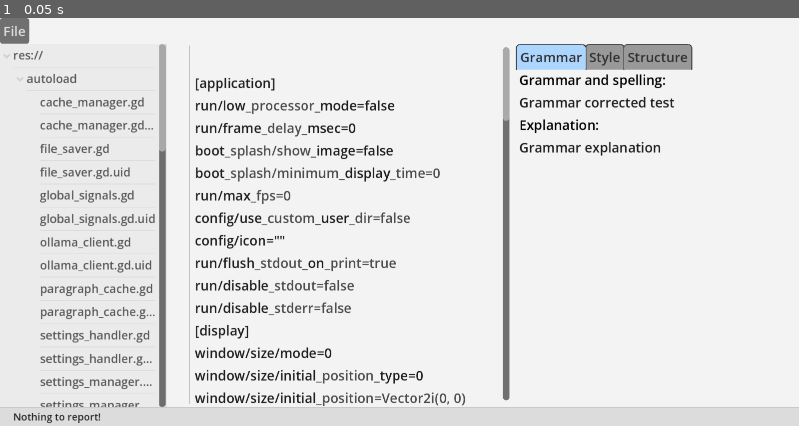
Above: before the commit, frame 1.
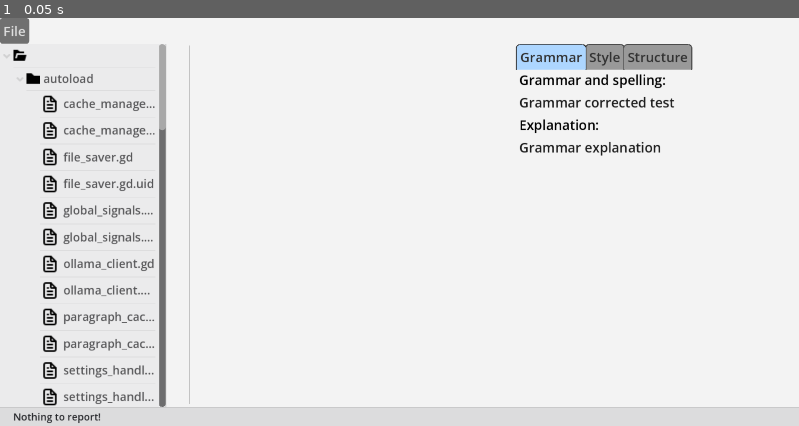
Above: after the commit, the same moment.

Repository: olafjanssen/snorfeld
Game: Godot game, scene res://scenes/editor.tscn
Same seed, same stepped clock (60 frames per second), same inputs: the game is played once before the commit and once after it.
Inputs:
- Up to frame 1 (0.05 s): no input

The runs differ from the first frame. In frame 1, 8.2% of the frame differs, in the area x 1-64%, y 7-96%.

Commit message:
Working on better tree view

Diff:
--- /dev/null
+++ b/icons/file.svg
@@ -0,0 +1,4 @@
+<?xml version="1.0" encoding="utf-8"?><!-- Uploaded to: SVG Repo, www.svgrepo.com, Generator: SVG Repo Mixer Tools -->
+<svg viewBox="0 0 24 24" fill="none" xmlns="http://www.w3.org/2000/svg">
+<path d="M9 17H15M9 13H15M9 9H10M13 3H8.2C7.0799 3 6.51984 3 6.09202 3.21799C5.71569 3.40973 5.40973 3.71569 5.21799 4.09202C5 4.51984 5 5.0799 5 6.2V17.8C5 18.9201 5 19.4802 5.21799 19.908C5.40973 20.2843 5.71569 20.5903 6.09202 20.782C6.51984 21 7.0799 21 8.2 21H15.8C16.9201 21 17.4802 21 17.908 20.782C18.2843 20.5903 18.5903 20.2843 18.782 19.908C19 19.4802 19 18.9201 19 17.8V9M13 3L19 9M13 3V7.4C13 7.96005 13 8.24008 13.109 8.45399C13.2049 8.64215 13.3578 8.79513 13.546 8.89101C13.7599 9 14.0399 9 14.6 9H19" stroke="#000000" stroke-width="2" stroke-linecap="round" stroke-linejoin="round"/>
+</svg>
--- /dev/null
+++ b/icons/folder-open.svg
@@ -0,0 +1,4 @@
+<?xml version="1.0" encoding="utf-8"?><!-- Uploaded to: SVG Repo, www.svgrepo.com, Generator: SVG Repo Mixer Tools -->
+<svg viewBox="0 0 16 16" fill="none" xmlns="http://www.w3.org/2000/svg">
+<path d="M0 1H5L8 3H13V5H3.7457L2.03141 11H4.11144L5.2543 7H16L14 14H0V1Z" fill="#000000"/>
+</svg>
--- /dev/null
+++ b/icons/folder.svg
@@ -0,0 +1,4 @@
+<?xml version="1.0" encoding="utf-8"?><!-- Uploaded to: SVG Repo, www.svgrepo.com, Generator: SVG Repo Mixer Tools -->
+<svg viewBox="0 0 16 16" fill="none" xmlns="http://www.w3.org/2000/svg">
+<path d="M0 1H6L9 4H16V14H0V1Z" fill="#000000"/>
+</svg>
--- a/scenes/editor.tscn
+++ b/scenes/editor.tscn
@@ -62,6 +62,7 @@
 layout_mode = 2
 size_flags_vertical = 3
 theme = ExtResource("4")
+auto_tooltip = false
 scroll_horizontal_enabled = false
 script = ExtResource("3")
 
--- a/scenes/tree_script.gd
+++ b/scenes/tree_script.gd
@@ -4,6 +4,7 @@
 
 var config: ConfigFile = ConfigFile.new()
 var current_path: String = "res://"
+var is_building_tree: bool = false
 
 var text_file_whitelist: Array = ['txt', 'md', 'yml', 'yaml', 'json', 'csv', 'html', 'htm', 'xml', 'js', 'ts', 'py', 'rb', 'go', 'rs', 'java', 'c', 'cpp', 'h', 'hpp', 'sh', 'sql', 'log', 'cfg', 'ini', 'toml', 'tex', 'rst']
 
@@ -14,6 +15,10 @@
 	_load_config()
 
 func _load_config():
+	# Use call_deferred to ensure tree is ready
+	call_deferred("_load_config_deferred")
+
+func _load_config_deferred():
 	if config.load(CONFIG_FILE) != OK:
 		GlobalSignals.folder_opened.emit("res://")
 	else:
@@ -29,10 +34,21 @@
 	return path
 
 func _setup_file_tree():
+	if is_building_tree:
+		return
+	is_building_tree = true
+
 	clear()
-	var root: TreeItem = create_item()
-	root.set_text(0, current_path)
-	_refresh_files(root, _ensure_trailing_slash(current_path))
+	var root_item: TreeItem = create_item()
+	var path_parts = current_path.split("/")
+	var root_name = path_parts[-2] if current_path.ends_with("/") else path_parts[-1]
+
+	root_item.set_text(0, root_name)
+	root_item.set_icon(0, load("res://icons/folder-open.svg"))
+	root_item.set_metadata(0, {"path": current_path, "is_dir": true})
+	_refresh_files(root_item, _ensure_trailing_slash(current_path))
+
+	is_building_tree = false
 
 func _refresh_files(parent_item: TreeItem, path: String):
 	var dir: DirAccess = DirAccess.open(path)
@@ -57,9 +73,12 @@
 		var item: TreeItem = create_item(parent_item)
 		item.set_text(0, entry["name"])
 		item.set_metadata(0, {"path": entry["path"], "is_dir": entry["is_dir"]})
+		# Set icons for folders and files
 		if entry["is_dir"]:
+			item.set_icon(0, load("res://icons/folder.svg"))
 			_refresh_files(item, _ensure_trailing_slash(entry["path"]))
 		else:
+			item.set_icon(0, load("res://icons/file.svg"))
 			# Scan file and emit signal with paragraphs
 			_scan_file_and_emit(entry["path"])
 
@@ -90,7 +109,9 @@
 	var item: TreeItem = get_selected()
 	if item == null:
 		return
-	var info: Dictionary = item.get_metadata(0)
+	var info = item.get_metadata(0)
+	if info == null:
+		return
 	var path: String = info["path"]
 	var is_dir: bool = info["is_dir"]
 
@@ -118,16 +139,23 @@
 
 func _on_folder_opened(path: String):
 	current_path = path
+	# Use call_deferred to avoid clear() during tree processing
+	call_deferred("_setup_file_tree_deferred")
+
+func _setup_file_tree_deferred():
 	_setup_file_tree()
 	# Select the first text file in the folder
 	_select_first_text_file()
 
 func _select_first_text_file():
 	await get_tree().process_frame  # Wait for tree to be populated
-	var first_text_item = _find_first_text_file_item(get_root())
-	if first_text_item != null:
-		first_text_item.select(0)
-		_on_item_selected()
+	# Start from root's first child (skip the root itself)
+	var root = get_root()
+	if root != null and root.get_child_count() > 0:
+		var first_text_item = _find_first_text_file_item(root.get_child(0))
+		if first_text_item != null:
+			first_text_item.select(0)
+			_on_item_selected()
 
 func _find_first_text_file_item(parent: TreeItem) -> TreeItem:
 	for i in range(parent.get_child_count()):
@@ -139,7 +167,8 @@
 			if not is_dir and _is_text_file(path):
 				return child
 			# Recursively check subdirectories
-			var found = _find_first_text_file_item(child)
-			if found != null:
-				return found
+			if is_dir:
+				var found = _find_first_text_file_item(child)
+				if found != null:
+					return found
 	return null
Not shown, added: icons/file.svg.import
Not shown, added: icons/folder-open.svg.import
Not shown, added: icons/folder.svg.import
